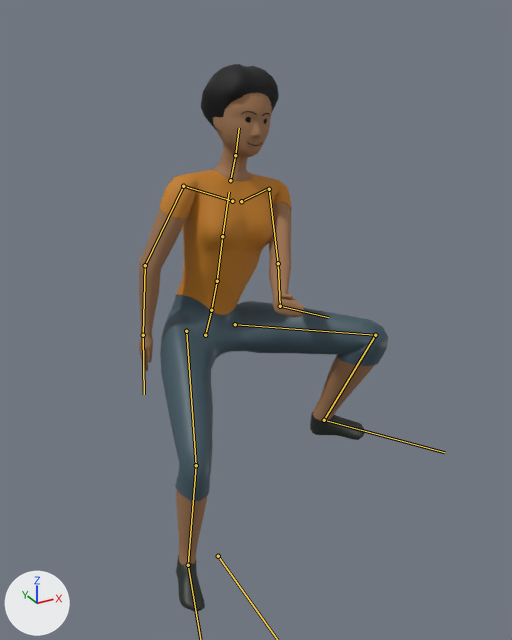
Renders of the glTF model Assets/Players/FemalePlayerModel.glb from each side of a commit.
One viewpoint serves both versions: a 50 mm lens placed at (-0.858, -1.846, 1.831), pointed at (0.041, -0.213, 1.014). Arrows for +X, +Y and +Z are at lower left; the lights stay in place. Both versions are drawn at frame 30 of the action 'ClimbUp-loop'; the numbers are the values there. The bones that bend it are drawn over the model as lines.

In view in the first picture: 'FemaleBody-LOD0'.
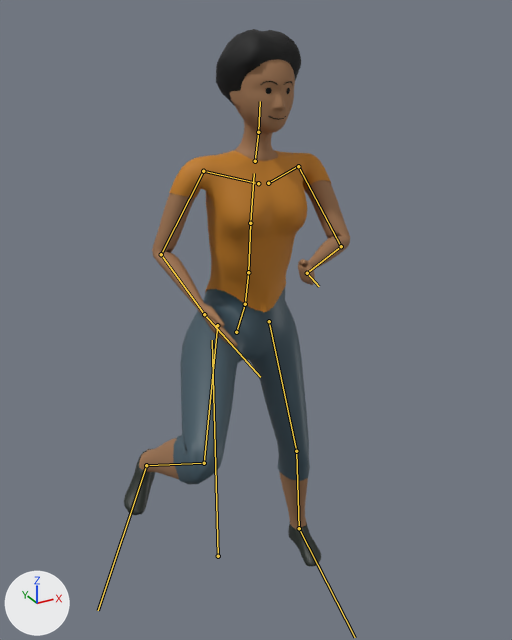
Location of each change, [x1, y1, x2, y2] in pixels of the pictures (512 x 640 px):
'FemaleBody-LOD0', posed (9% narrower)
    before: [139, 64, 388, 611]
    after: [124, 29, 350, 566]
bone 'spine', root to tip
    before: (205, 335) to (211, 310)
    after: (236, 332) to (245, 304)
bone 'thigh.L', root to tip
    before: (235, 324) to (375, 335)
    after: (269, 321) to (296, 451)
bone 'shin.L', root to tip
    before: (375, 335) to (324, 420)
    after: (296, 451) to (299, 528)
bone 'foot.L', root to tip
    before: (324, 420) to (444, 452)
    after: (299, 528) to (355, 637)
bone 'thigh.R', root to tip
    before: (186, 331) to (196, 465)
    after: (217, 325) to (204, 463)
bone 'shin.R', root to tip
    before: (196, 465) to (188, 565)
    after: (204, 463) to (146, 465)
bone 'spine.001', root to tip
    before: (211, 310) to (217, 281)
    after: (245, 304) to (248, 272)
bone 'upper_arm.L', root to tip
    before: (269, 189) to (278, 263)
    after: (298, 166) to (341, 246)
bone 'forearm.L', root to tip
    before: (278, 263) to (280, 306)
    after: (341, 246) to (307, 273)
bone 'hand.L', root to tip
    before: (280, 306) to (328, 317)
    after: (307, 273) to (319, 286)
bone 'upper_arm.R', root to tip
    before: (183, 186) to (145, 265)
    after: (203, 171) to (161, 254)
bone 'forearm.R', root to tip
    before: (145, 265) to (143, 335)
    after: (161, 254) to (204, 314)
bone 'hand.R', root to tip
    before: (143, 335) to (144, 394)
    after: (204, 314) to (260, 377)

What the commit changed:
Bone 'spine' (bone_spine) moves from (0.0, -0.001, 0.001) to (0.011, 0.142, 0.16).
Bone 'spine' (bone_spine) turns from (0, -2, -5) to (0, -3, -7) degrees about its own x, y and z.
Bone 'thigh.L' (bone_thigh_l) turns from (-78, -42, -23) to (-3, 4, -16) degrees about its own x, y and z.
Bone 'shin.L' (bone_shin_l) turns from (108, 0, 0) to (10, 0, 0) degrees about its own x, y and z.
Bone 'foot.L' (bone_foot_l) turns from (-35, 10, -1) to (-3, -5, 3) degrees about its own x, y and z.
Bone 'thigh.R' (bone_thigh_r) turns from (-53, 18, 1) to (-50, 12, 25) degrees about its own x, y and z.
Bone 'shin.R' (bone_shin_r) turns from (59, 0, 0) to (107, 0, 0) degrees about its own x, y and z.
Bone 'foot.R' (bone_foot_r) turns from (-2, -4, -5) to (-24, 34, -12) degrees about its own x, y and z.
Bone 'spine.001' (bone_spine_001) turns from (1, 2, -3) to (0, 1, 4) degrees about its own x, y and z.
Bone 'upper_arm.L' (bone_upper_arm_l) turns from (60, 6, -65) to (53, 4, -29) degrees about its own x, y and z.
Bone 'forearm.L' (bone_forearm_l) turns from (20, 2, -13) to (53, 17, -33) degrees about its own x, y and z.
Bone 'hand.L' (bone_hand_l) turns from (40, 32, 47) to (14, 29, 43) degrees about its own x, y and z.
Bone 'upper_arm.R' (bone_upper_arm_r) turns from (29, -55, 13) to (6, 25, 40) degrees about its own x, y and z.
Bone 'forearm.R' (bone_forearm_r) turns from (14, -1, 9) to (53, -17, 33) degrees about its own x, y and z.
Bone 'hand.R' (bone_hand_r) turns from (4, 47, 1) to (3, -11, -2) degrees about its own x, y and z.
